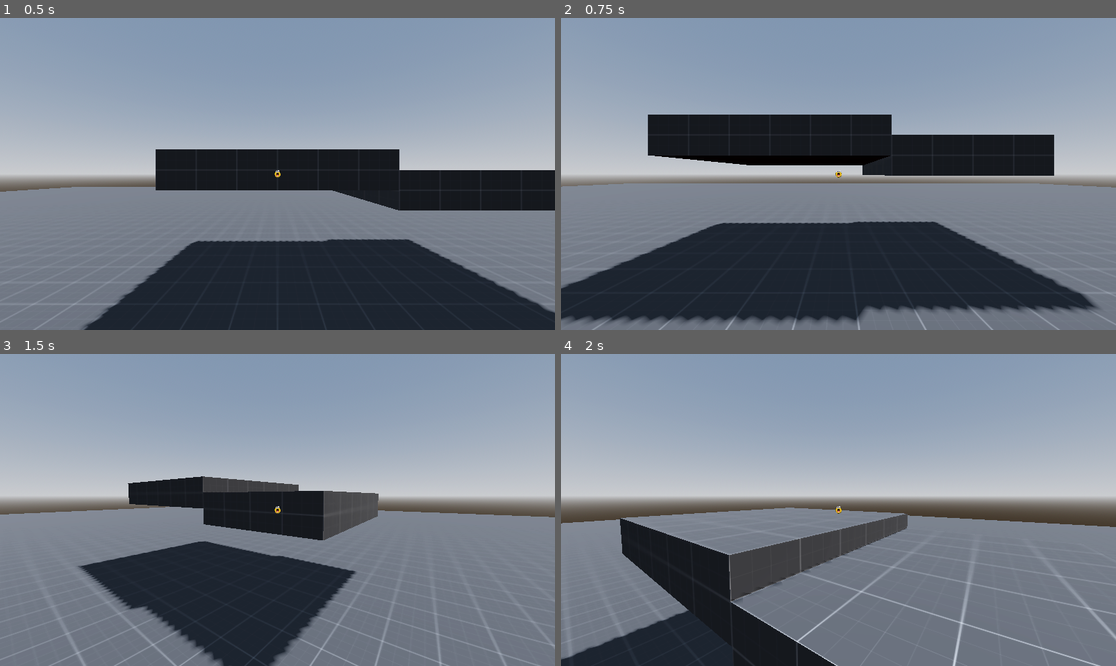
Above: before the commit, frames 1-4 (two rows, left to right).
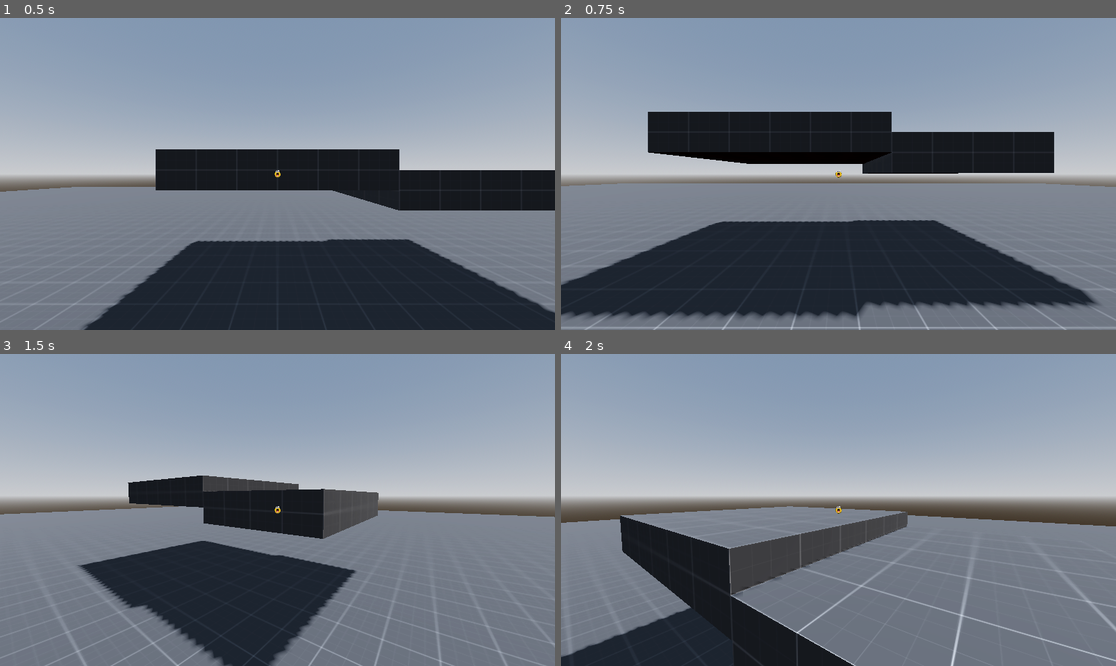
Above: after the commit, the same moments.

Repository: Kollyr552/gracelike
Game: Godot game, scene res://src/world.tscn
Same seed, same stepped clock (60 frames per second), same inputs: the game is played once before the commit and once after it.
Inputs (mouse positions are in pixels of both pictures, inside the frame that each line leads up to):
- Up to frame 1 (0.5 s): no input
- Up to frame 2 (0.75 s): tap Enter (ui_accept) at 0.5 s; move the mouse to (960, 158) at 0.52 s; hold D (move_right) from 0.53 s (still down); hold Shift (move_crouch) from 0.53 s (still down); click (960, 158) at 0.67 s
- Up to frame 3 (1.5 s): tap Enter (ui_accept) at 0.77 s; move the mouse to (249, 510) at 1.27 s; release D (move_right) at 1.28 s; release Shift (move_crouch) at 1.28 s; hold W (move_forward) from 1.28 s (still down); tap Middle mouse button (change_mouse_capture) at 1.35 s
- Up to frame 4 (2 s): keep holding W (move_forward); tap Enter (ui_accept) at 1.52 s; tap Shift (move_crouch) at 1.55 s

Frame 1 is identical in both runs. In frame 2, 5.2% of the frame differs, in the area x 0-100%, y 30-100%; in frame 3, 1.3%; in frame 4, 3.7%.

Commit message:
view bob

Diff:
--- a/src/player.gd
+++ b/src/player.gd
@@ -8,6 +8,8 @@
 	SLIDE,
 }
 var action: Action = Action.WALK
+
+var is_input_crouch: bool = false
 
 @export_category("Movement")
 @export var max_speed: float = 6.0
@@ -27,6 +29,8 @@
 
 @onready var head: Marker3D = %HeadPos
 @onready var spring_arm_3d: SpringArm3D = $SpringArm3D
+@onready var view_bob: CameraBob = $SpringArm3D/HeadPos/ViewBob
+#var bob_time: float = 0.0
 
 @onready var tall_collision: CollisionShape3D = $TallCollision
 @onready var crouch_collision: CollisionShape3D = $CrouchCollision
@@ -75,10 +79,17 @@
 	gravity(delta)
 	jump()
 
+	var btime: float = Engine.get_physics_frames() / (Engine.physics_ticks_per_second as float)
+	var bob_check: bool = Vector3(velocity.x, 0.0, velocity.z).length_squared() >= 10.0
+	view_bob.bob_view(btime, bob_check, delta)
+
 	move_and_slide()
 
 func _process(delta: float) -> void:
-	toggle_crouch_collision(Input.is_action_pressed("move_crouch"), delta)
+
+	is_input_crouch = Input.is_action_pressed("move_crouch")
+
+	toggle_crouch_collision(is_input_crouch, delta)
 
 func jump() -> void:
 	if Input.is_action_just_pressed("ui_accept") and is_on_floor():
--- a/src/player.tscn
+++ b/src/player.tscn
@@ -1,7 +1,8 @@
-[gd_scene load_steps=5 format=3 uid="uid://e3s7ugqu28e5"]
+[gd_scene load_steps=6 format=3 uid="uid://e3s7ugqu28e5"]
 
 [ext_resource type="Script" uid="uid://bvvgxlchgu7v" path="res://src/player.gd" id="1_lowyb"]
 [ext_resource type="Texture2D" uid="uid://cmjyxg2obay3e" path="res://assets/steamhappy.png" id="2_gmfve"]
+[ext_resource type="Script" uid="uid://h1tg8yv48qbw" path="res://src/view_bob.gd" id="3_ehvfd"]
 
 [sub_resource type="CapsuleShape3D" id="CapsuleShape3D_rc2ur"]
 
@@ -50,5 +51,11 @@
 unique_name_in_owner = true
 top_level = true
 
-[node name="Camera3D" type="Camera3D" parent="SpringArm3D/HeadPos"]
+[node name="ViewBob" type="Node3D" parent="SpringArm3D/HeadPos"]
+script = ExtResource("3_ehvfd")
+bob_speed = 20.0
+bob_height = 0.02
+bob_ease = 0.4
+
+[node name="Camera3D" type="Camera3D" parent="SpringArm3D/HeadPos/ViewBob"]
 transform = Transform3D(1, 0, 0, 0, 1, 0, 0, 0, 1, 0, -0.1, 0)
--- /dev/null
+++ b/src/view_bob.gd
@@ -0,0 +1,17 @@
+class_name CameraBob
+extends Node3D
+
+@export var bob_speed: float = 15.0
+@export var bob_height: float = 0.05
+@export var bob_ease: float = 1.0
+
+var target_bob_ypos: float = 0.0
+
+func bob_view(time:float, do_bob:bool, d_t:float) -> void:
+
+	if do_bob:
+		target_bob_ypos = (cos(time*bob_speed) - 1.0) * bob_height
+	else:
+		target_bob_ypos = 0.0
+
+	position.y = move_toward(position.y, target_bob_ypos, bob_ease*d_t)
--- a/src/world.tscn
+++ b/src/world.tscn
@@ -24,10 +24,10 @@
 points = PackedVector3Array(-25, 0, -25, -25, 0, 25, 25, 0, -25, 25, 0, 25)
 
 [sub_resource type="BoxMesh" id="BoxMesh_t101k"]
-size = Vector3(1, 3, 1)
+size = Vector3(5, 3, 1)
 
 [sub_resource type="ConvexPolygonShape3D" id="ConvexPolygonShape3D_t101k"]
-points = PackedVector3Array(-0.5, -1.5, -0.5, -0.5, -1.5, 0.5, -0.5, 1.5, -0.5, 0.5, -1.5, -0.5, 0.5, -1.5, 0.5, -0.5, 1.5, 0.5, 0.5, 1.5, -0.5, 0.5, 1.5, 0.5)
+points = PackedVector3Array(2.5, 1.5, 0.5, 2.5, 1.5, -0.5, -2.5, 1.5, 0.5, 2.5, -1.5, 0.5, 2.5, -1.5, -0.5, -2.5, 1.5, -0.5, -2.5, -1.5, 0.5, -2.5, -1.5, -0.5)
 
 [sub_resource type="BoxMesh" id="BoxMesh_0qwtu"]
 size = Vector3(3, 0.5, 3)
Not shown, added: src/view_bob.gd.uid
